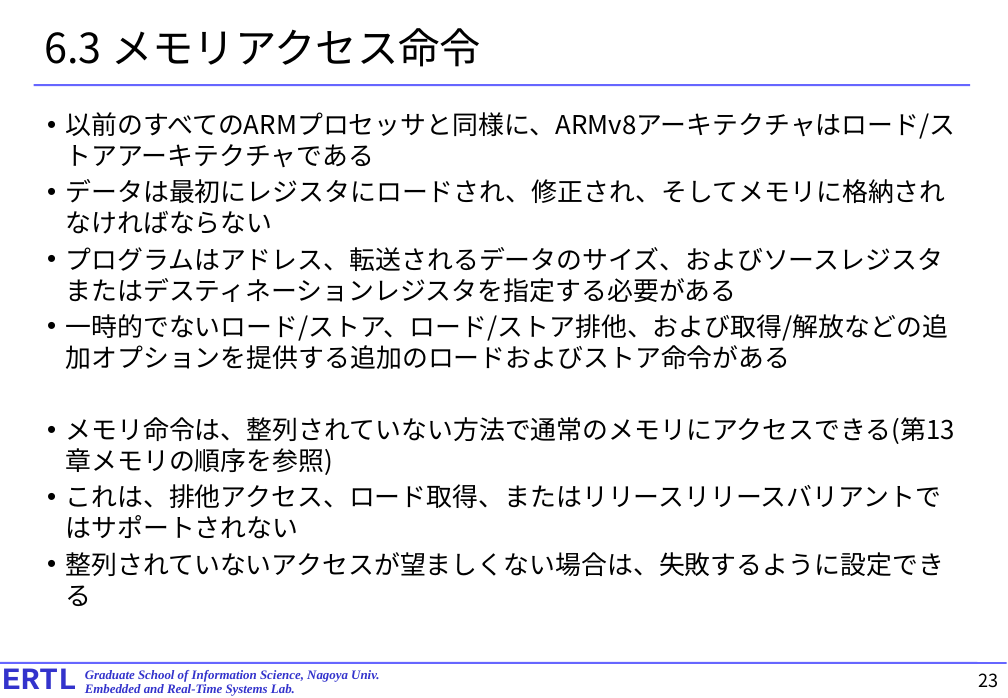
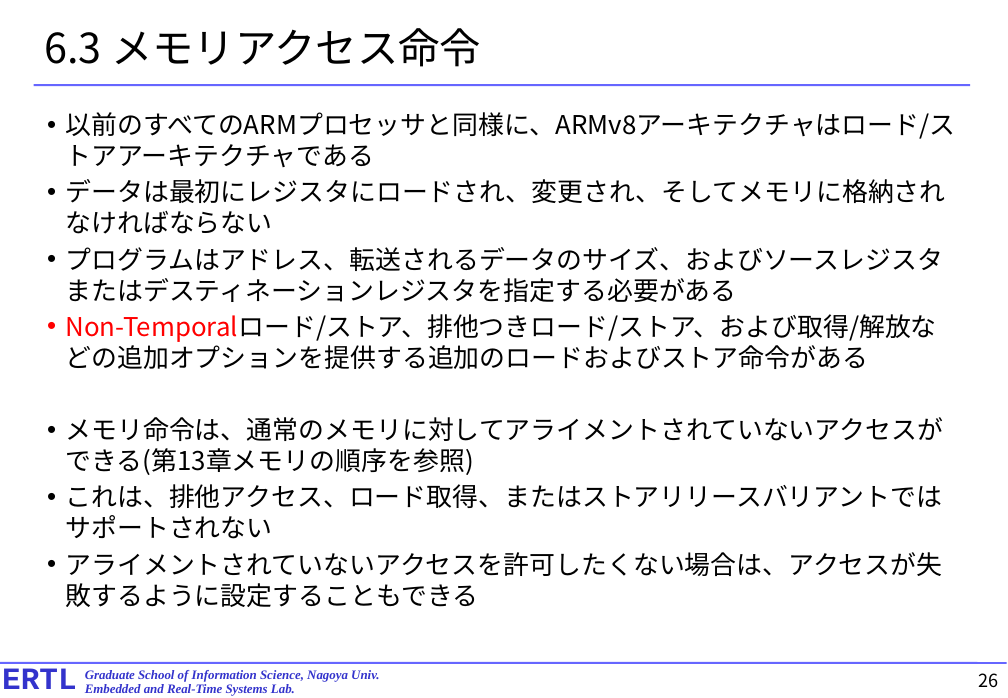
Before and after one commit to exshonda/arm64_basic, a slide deck: slide 26 of text/4.chapter6.pptx (slide 23 before the commit). Drawn at 1008x698 pixels with LibreOffice and Linux fonts; fonts in the diff are those of the drawing. Boxes give left, top, right and bottom in pixels: in the first picture for what was removed or moved away, otherwise in the second. Text is boxed around its words. In the diff, an @@ line names an element or a change of style, - is before the commit and + after.

Commit message:
６章修正

```diff
--- a/text/4.chapter6.pptx
+++ b/text/4.chapter6.pptx
@@ text at [66,179,946,234]: text changed @@
-• データは最初にレジスタにロードされ、修正され、そしてメモリに格納されなければならない
+• データは最初にレジスタにロードされ、変更され、そしてメモリに格納されなければならない
@@ text at [66,314,943,607]: text changed @@
-• 一時的でないロード/ストア、ロード/ストア排他、および取得/解放などの追加オプションを提供する追加のロードおよびストア命令がある
-• メモリ命令は、整列されていない方法で通常のメモリにアクセスできる(第13章メモリの順序を参照)
-• これは、排他アクセス、ロード取得、またはリリースリリースバリアントではサポートされない
-• 整列されていないアクセスが望ましくない場合は、失敗するように設定できる
+• Non-Temporalロード/ストア、排他つきロード/ストア、および取得/解放などの追加オプションを提供する追加のロードおよびストア命令がある
+• メモリ命令は、通常のメモリに対してアライメントされていないアクセスができる(第13章メモリの順序を参照)
+• これは、排他アクセス、ロード取得、またはストアリリースバリアントではサポートされない
+• アライメントされていないアクセスを許可したくない場合は、アクセスが失敗するように設定することもできる
@@ page number at [979,673,999,688]: text changed @@
-23
+26
```
Also in this commit, not shown: 23 other slides changed, 4 slides added.
